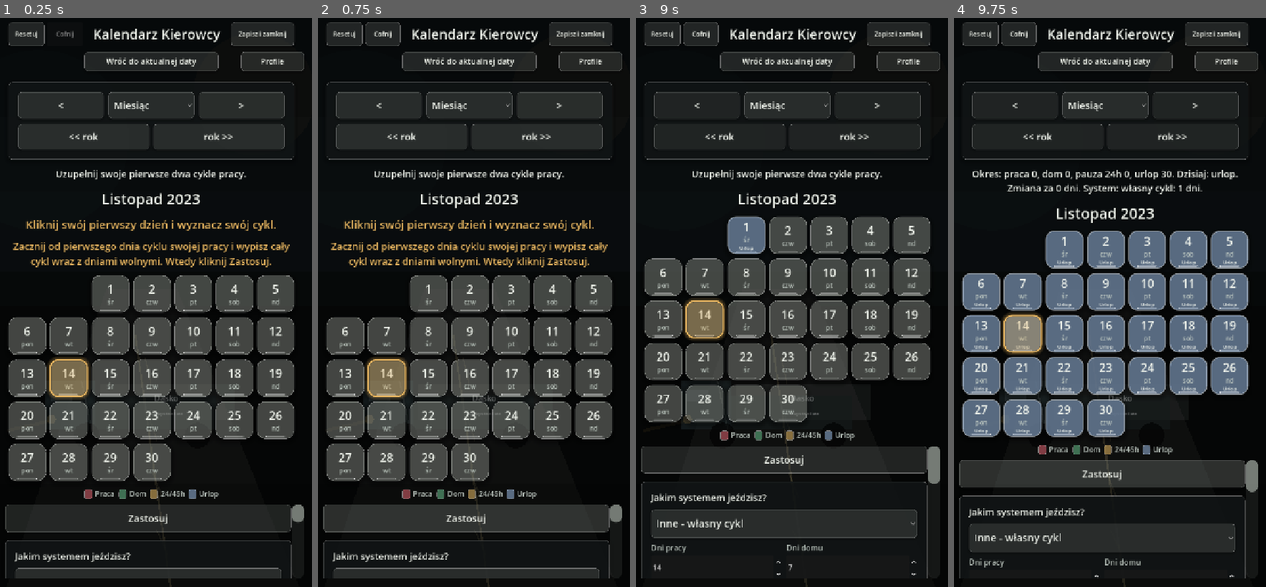
Above: before the commit, frames 1-4 (left to right).
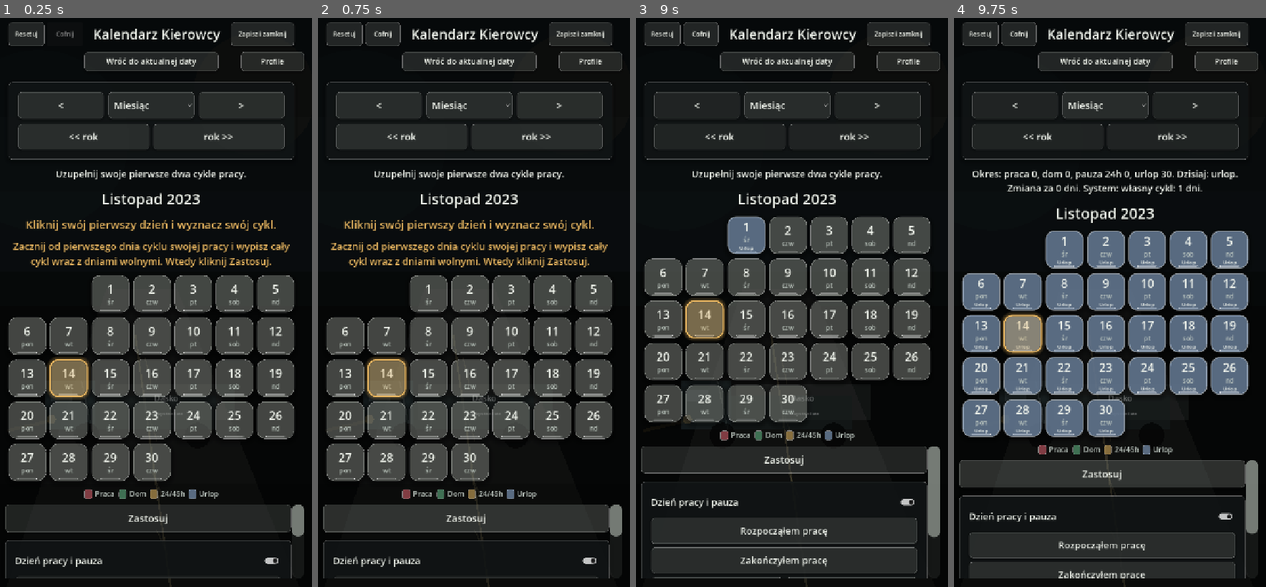
Above: after the commit, the same moments.

Repository: ElKlient/IDOL-Genesis
Game: Godot game, scene res://scenes/main.tscn
The game is run twice, just before and just after one commit, with the same random seed, the same clock (stepped at 60 frames per second) and the same inputs.
Inputs (mouse positions are in pixels of both pictures, inside the frame that each line leads up to):
- Up to frame 1 (0.25 s): no input
- Up to frame 2 (0.75 s): click "Zastosuj" at 0.5 s
- Up to frame 3 (9 s): click "Cofnij" at 1.25 s; click "Zapisz i zamknij" at 2 s; click "Ustawienia" at 2.75 s; click "<" at 3.5 s; click "Miesiąc" at 4.25 s; click ">" at 5 s; click "<< rok" at 5.75 s; click "rok >>" at 6.5 s; click (745, 291) at 7.27 s; click (788, 291) at 8.02 s; click (829, 291) at 8.77 s
- Up to frame 4 (9.75 s): click "Zastosuj" at 9.5 s

The runs differ from the first frame. In frame 1, 1.8% of the frame differs, in the area x 4-98%, y 87-99%; in frame 2, 1.8%; in frame 3, 5.5%, in the area x 4-98%, y 81-99%; in frame 4, 4.8%.

Commit message:
Remove driver cycle settings menu

Diff:
--- a/scripts/main.gd
+++ b/scripts/main.gd
@@ -389,7 +389,7 @@
 	options_root.add_child(settings_toggle_button)
 
 	settings_panel = _build_settings_panel()
-	options_root.add_child(settings_panel)
+	settings_panel.visible = false
 	day_tools_panel = _build_day_tools_panel()
 	options_root.add_child(day_tools_panel)
 
@@ -1136,11 +1136,7 @@
 
 
 func _on_settings_primary_pressed() -> void:
-	if settings_panel != null and settings_panel.visible:
-		_save_settings_and_close()
-	else:
-		_capture_undo_state()
-		_set_settings_visible(true)
+	_save_settings_and_close()
 
 
 func _close_settings_panel() -> void:
@@ -1214,17 +1210,14 @@
 	if main_view_saved or calendar_only_mode:
 		return
 
-	_set_settings_visible(settings_panel == null or not settings_panel.visible)
-
-
-func _set_settings_visible(visible: bool) -> void:
-	if main_view_saved or calendar_only_mode:
-		visible = false
-
+	_save_settings_and_close()
+
+
+func _set_settings_visible(_visible: bool) -> void:
 	if settings_panel != null:
-		settings_panel.visible = visible
+		settings_panel.visible = false
 	if settings_toggle_button != null:
-		settings_toggle_button.text = "Zastosuj" if visible else "Ustaw kalendarz"
+		settings_toggle_button.text = "Zastosuj"
 	if reset_settings_button != null:
 		reset_settings_button.visible = true
 	if save_close_button != null:
